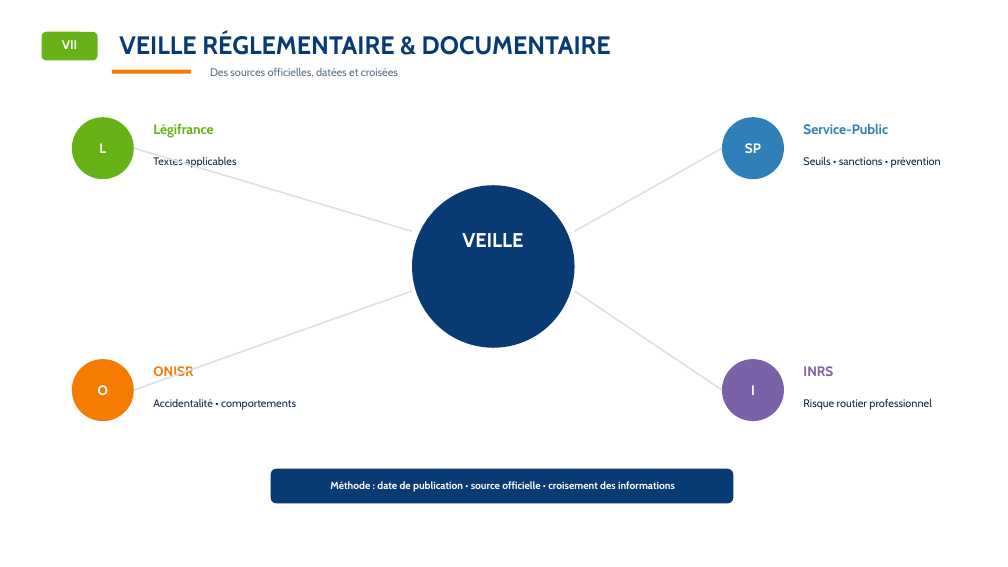
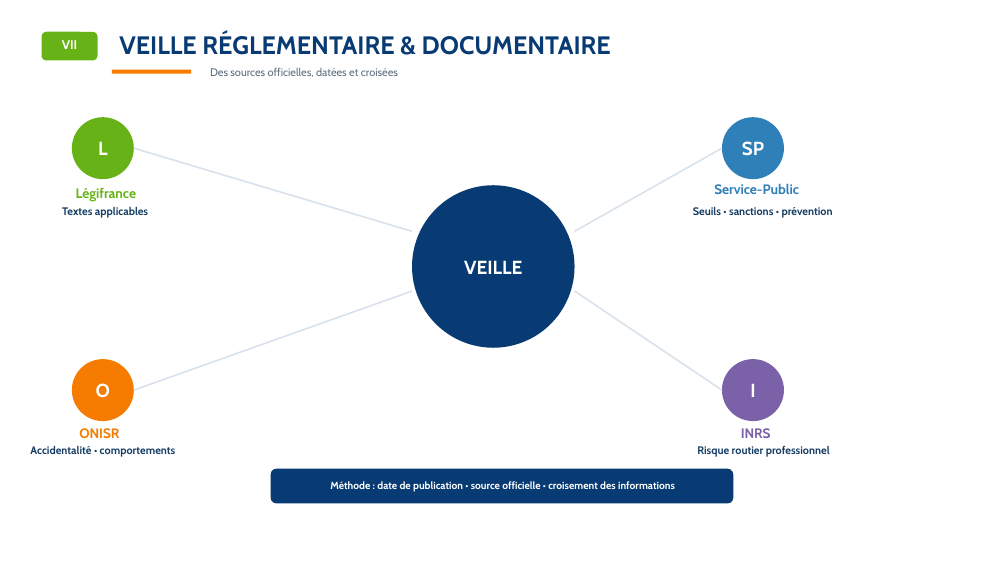
Before and after one commit to SamEva-dev/Memoir-TP-ECSR, a slide deck: slide 17 of Memoire_presentation.pptx. Drawn at 1008x567 pixels with LibreOffice and Linux fonts; fonts in the diff are those of the drawing; background and template pictures are left out. Boxes give left, top, right and bottom in pixels: in the first picture for what was removed or moved away, otherwise in the second. Text is boxed around its words. In the diff, an @@ line names an element or a change of style, - is before the commit and + after.

```diff
--- a/Memoire_presentation.pptx
+++ b/Memoire_presentation.pptx
@@ text in ellipse at (x1=98, y1=141, x2=107, y2=155): text added @@
+L
@@ text removed at (x1=99, y1=143, x2=106, y2=153) @@
-L
@@ text in ellipse at (x1=742, y1=141, x2=764, y2=156): text added @@
+SP
@@ text removed at (x1=745, y1=143, x2=761, y2=153) @@
-SP
@@ text "Service-Public" moved from (x1=803, y1=123, x2=888, y2=134) to (x1=714, y1=183, x2=799, y2=194) @@
@@ text "Textes applicables" moved from (x1=153, y1=157, x2=236, y2=168) to (x1=62, y1=207, x2=148, y2=218) @@
@@ text "Légifrance" moved from (x1=153, y1=123, x2=213, y2=138) to (x1=76, y1=187, x2=136, y2=202) @@
@@ text "Seuils • sanctions • prévention" moved from (x1=803, y1=157, x2=941, y2=168) to (x1=693, y1=207, x2=833, y2=218) @@
@@ text removed at (x1=462, y1=233, x2=523, y2=247) @@
-VEILLE
@@ text in ellipse at (x1=464, y1=260, x2=522, y2=274): text added @@
+VEILLE
@@ text in ellipse at (x1=96, y1=383, x2=110, y2=398): text added @@
+O
@@ text removed at (x1=98, y1=385, x2=108, y2=395) @@
-O
@@ text in ellipse at (x1=750, y1=384, x2=755, y2=397): text added @@
+I
@@ text removed at (x1=751, y1=385, x2=755, y2=395) @@
-I
@@ text colour #122A43 to #163E64, bold on in 4 elements at (x1=62, y1=207, x2=148, y2=218), (x1=697, y1=445, x2=830, y2=457), (x1=693, y1=207, x2=833, y2=218), (x1=30, y1=445, x2=176, y2=457) @@
@@ text "Accidentalité • comportements" moved from (x1=153, y1=399, x2=296, y2=410) to (x1=30, y1=445, x2=176, y2=457) @@
@@ text "ONISR" moved from (x1=153, y1=366, x2=193, y2=376) to (x1=79, y1=428, x2=119, y2=439) @@
@@ text "Risque routier professionnel" moved from (x1=803, y1=399, x2=931, y2=410) to (x1=697, y1=445, x2=830, y2=457) @@
@@ text "INRS" moved from (x1=803, y1=366, x2=833, y2=376) to (x1=741, y1=428, x2=771, y2=438) @@
```
Also in this commit, not shown: 8 other slides changed, 11 other files.
